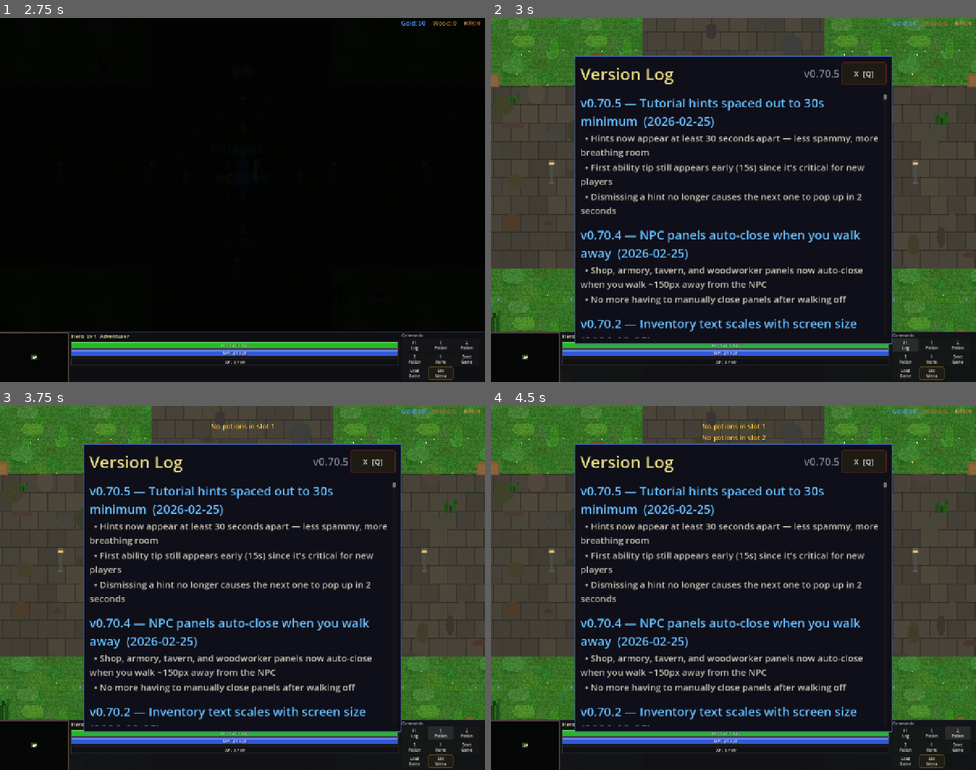
Above: before the commit, frames 1-4 (two rows, left to right).
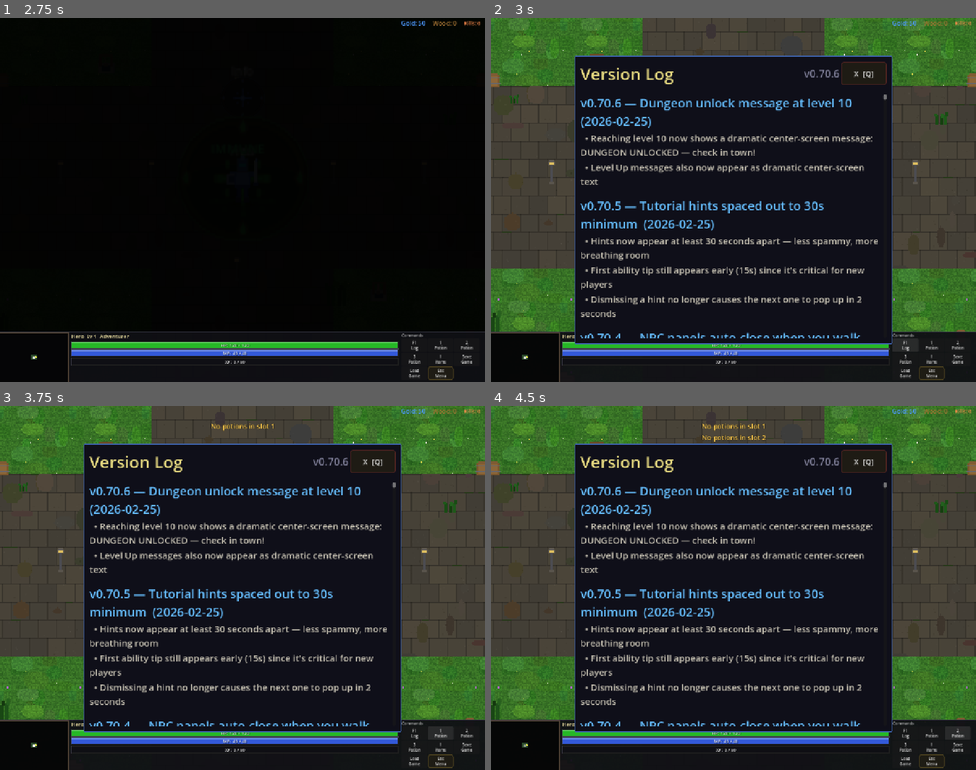
Above: after the commit, the same moments.

Repository: slxny/legends-open-rpg
Game: Godot game, scene res://scenes/main.tscn
The game is run twice, just before and just after one commit, with the same random seed, the same clock (stepped at 60 frames per second) and the same inputs.
Inputs (mouse positions are in pixels of both pictures, inside the frame that each line leads up to):
- Up to frame 1 (2.75 s): tap Enter at 0.5 s; move the mouse to (349, 181) at 0.52 s; hold D (move_right) 0.53-1.25 s; hold Space (attack) 0.53-1.25 s; click (349, 181) at 0.67 s; drag from (145, 218) to (218, 272) at 1.27 s; click "SELECT" at 2 s
- Up to frame 2 (3 s): click "F1 Log" at 2.75 s
- Up to frame 3 (3.75 s): click "1 Potion" at 3.5 s
- Up to frame 4 (4.5 s): click "2 Potion" at 4.25 s

Frame 1 is identical in both runs. In frame 2, 8.8% of the frame differs, in the area x 18-80%, y 14-88%; in frame 3, 8.8%; in frame 4, 8.8%.
Error in both runs: Invalid assignment of property or key '_mobile_potion_btns' with value of type 'Array' on a base object of type 'CharacterBody2D (player.gd)'. (res://scenes/ui…

Commit message:
Dungeon unlock message at level 10 + Level Up as dramatic text (v0.70.6)
At level 10, a purple center-screen message tells the player the dungeon
is unlocked and to check in town. Also added "Level Up" and "DUNGEON"
to the dramatic center message keywords so they get the big treatment.

Co-Authored-By: Claude Opus 4.6 <noreply@anthropic.com>

Diff:
--- a/scenes/main.gd
+++ b/scenes/main.gd
@@ -195,6 +195,10 @@
 	for g in gains:
 		GameManager.game_message.emit(g, stat_color)
 
+	# Dungeon unlock milestone
+	if new_level == 10:
+		GameManager.game_message.emit("DUNGEON UNLOCKED — check in town!", Color(0.6, 0.4, 1.0))
+
 func _on_player_died() -> void:
 	# Instant death — show fallen message, route to RespawnManager immediately
 	GameManager.game_message.emit("YOU HAVE FALLEN!", Color(1.0, 0.15, 0.15))
--- a/scenes/ui/center_message_system.gd
+++ b/scenes/ui/center_message_system.gd
@@ -19,7 +19,7 @@
 func _on_game_message(text: String, color: Color = Color.WHITE) -> void:
 	# Only show dramatic messages (level up, boss, settlement, etc.)
 	var dramatic_keywords = ["BOSS", "Purchased", "DEFEATED", "Respawned",
-		"Alignment", "FALLEN", "Respawning"]
+		"Alignment", "FALLEN", "Respawning", "DUNGEON", "Level Up"]
 	var is_dramatic = false
 	for keyword in dramatic_keywords:
 		if text.find(keyword) >= 0:
--- a/scenes/ui/changelog_dialog.gd
+++ b/scenes/ui/changelog_dialog.gd
@@ -9,9 +9,18 @@
 var _is_visible: bool = false
 var _is_mobile: bool = false
 
-const GAME_VERSION := "v0.70.5"
+const GAME_VERSION := "v0.70.6"
 
 const CHANGELOG: Array[Dictionary] = [
+	{
+		"version": "v0.70.6",
+		"title": "Dungeon unlock message at level 10",
+		"date": "2026-02-25",
+		"entries": [
+			"Reaching level 10 now shows a dramatic center-screen message: DUNGEON UNLOCKED — check in town!",
+			"Level Up messages also now appear as dramatic center-screen text",
+		]
+	},
 	{
 		"version": "v0.70.5",
 		"title": "Tutorial hints spaced out to 30s minimum",
